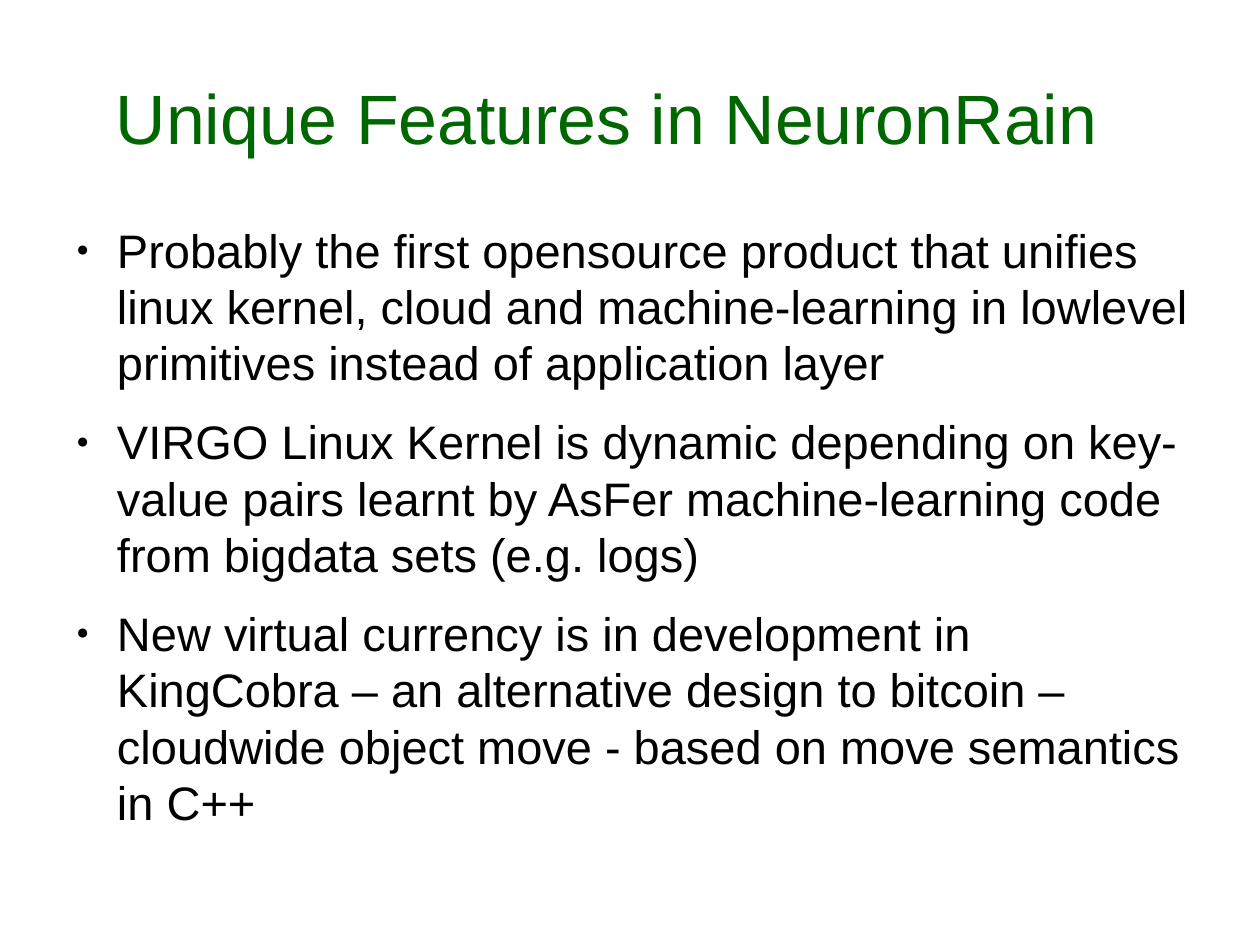
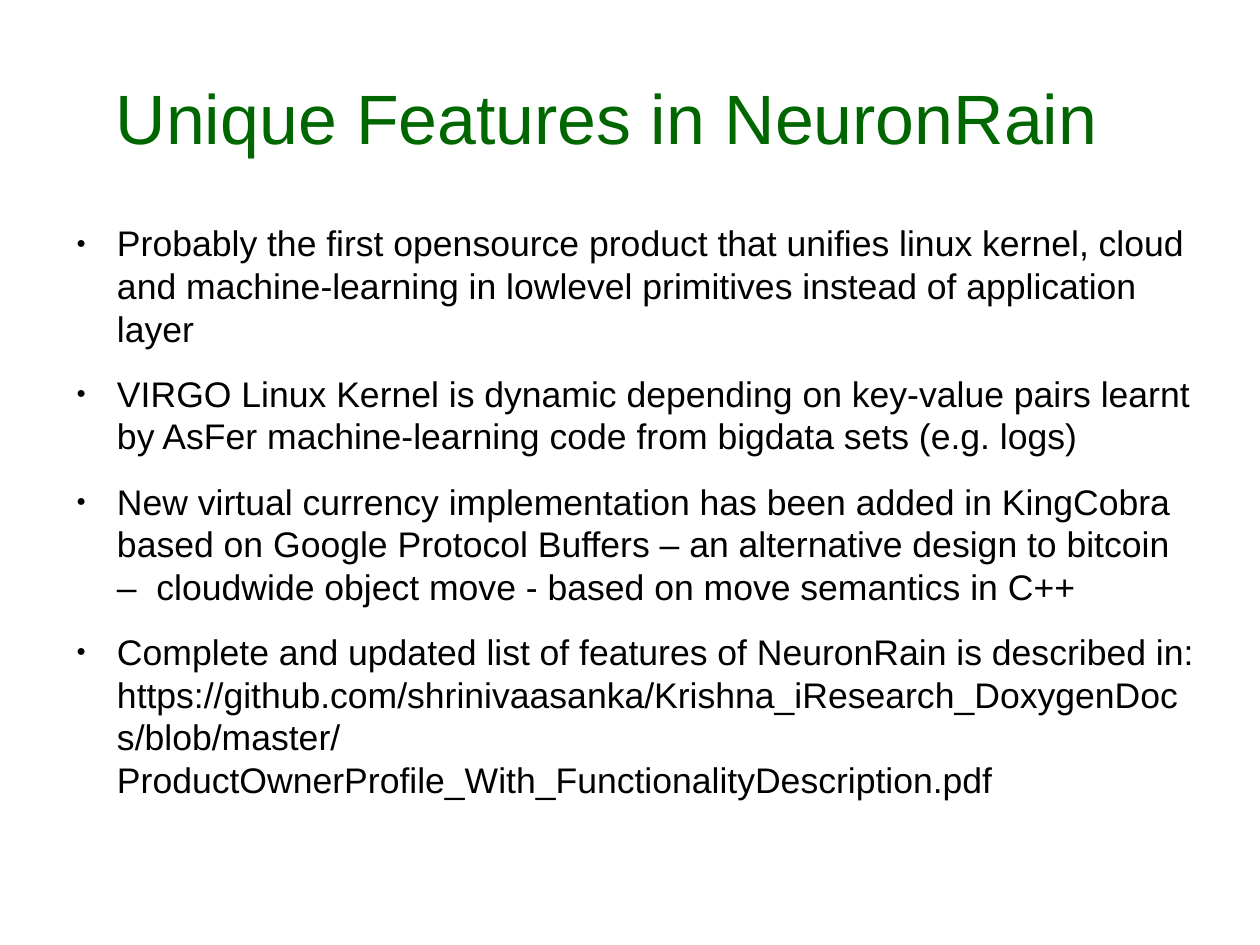
Before and after one commit to shrinivaasanka/ZodiacDatasoft, a slide deck: slide 8 of EnterpriseAnalytics_with_NeuronRain.odp. Drawn at 1260x945 pixels with LibreOffice and Linux fonts; fonts in the diff are those of the drawing. Boxes give left, top, right and bottom in pixels: in the first picture for what was removed or moved away, otherwise in the second. Text is boxed around its words. In the diff, an @@ line names an element or a change of style, - is before the commit and + after.

Commit message:
Updated presentation on Enterprise Analytics with NeuronRain

```diff
--- a/EnterpriseAnalytics_with_NeuronRain.odp
+++ b/EnterpriseAnalytics_with_NeuronRain.odp
@@ text at [117, 230, 1190, 457]: size 29.6 to 22.4 pt in "Probably the first opensource product that unifies ...", "VIRGO Linux Kernel is dynamic depending on ..." @@
@@ text at [117, 489, 1194, 751]: text changed; size 29.6 to 22.4 pt @@
-● New virtual currency is in development in KingCobra – an alternative design to bitcoin – cloudwide object move - based on move semantics in C++
+● New virtual currency implementation has been added in KingCobra based on Google Protocol Buffers – an alternative design to bitcoin – cloudwide object move - based on move semantics in C++
+● Complete and updated list of features of NeuronRain is described in: https://github.com/shrinivaasanka/Krishna_iResearch_DoxygenDocs/blob/master/ProductOwnerProfile_With_FunctionalityDescription.pdf
```
Also in this commit, not shown: 2 other slides changed, 1 slide added, 3 other files.
